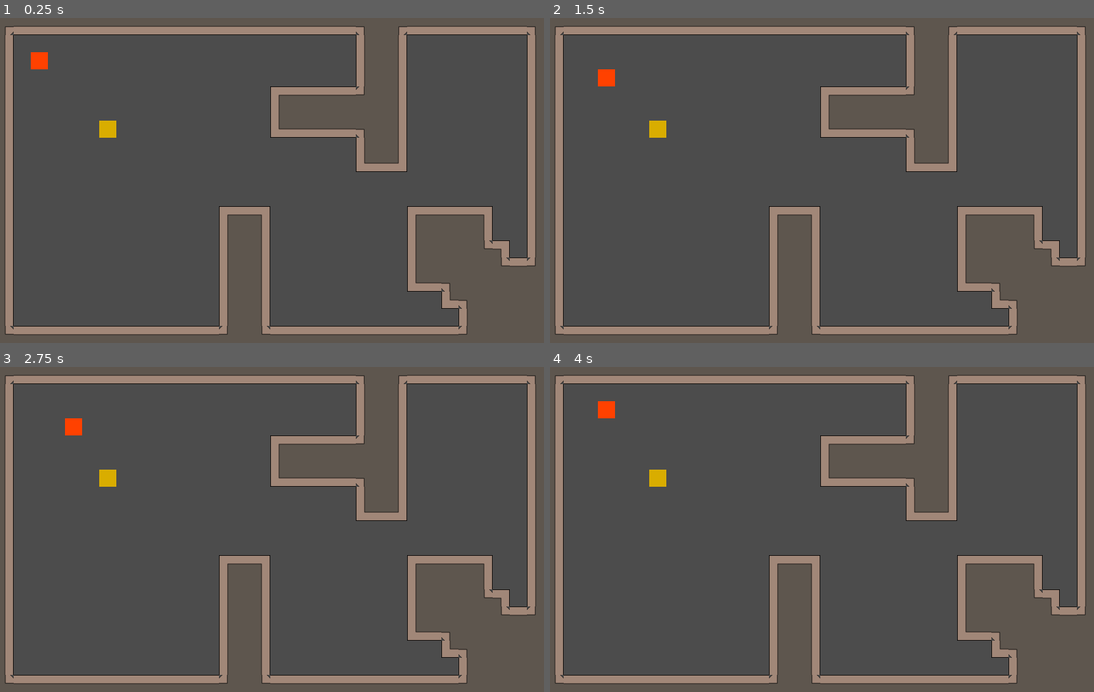
Above: before the commit, frames 1-4 (two rows, left to right).
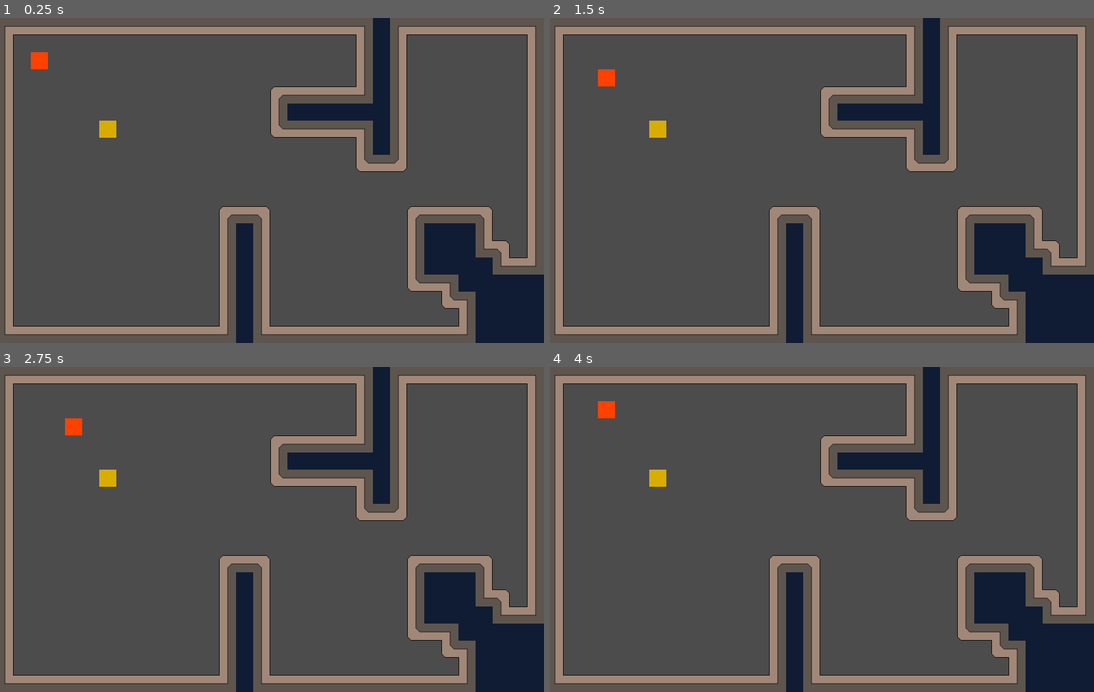
Above: after the commit, the same moments.

Repository: AllenRodger22/Cars_and_Boxes
Game: Godot game, scene res://game/Floor.tscn
The game is run twice, just before and just after one commit, with the same random seed, the same clock (stepped at 60 frames per second) and the same inputs. The project has no main scene, so this scene is started directly.
Inputs:
- Up to frame 1 (0.25 s): no input
- Up to frame 2 (1.5 s): tap Enter at 0.5 s; hold Right (right) 0.53-1.28 s; tap Space at 1.25 s; hold Down (down) from 1.28 s (still down)
- Up to frame 3 (2.75 s): tap Enter at 2 s; release Down (down) at 2.03 s; hold Right (right) from 2.03 s (still down)
- Up to frame 4 (4 s): tap Space at 2.75 s; release Right (right) at 2.78 s; hold Up (up) 2.78-3.53 s; tap Enter at 3.5 s; hold Left (left) from 3.53 s (still down)

The runs differ from the first frame. In frame 1, 8.2% of the frame differs, in the area x 0-100%, y 0-100%; in frame 2, 8.2%; in frame 3, 8.2%; in frame 4, 8.2%.

Commit message:
(none)

Diff:
--- a/game/Box.tscn
+++ b/game/Box.tscn
@@ -1,6 +1,7 @@
-[gd_scene load_steps=3 format=2]
+[gd_scene load_steps=4 format=2]
 
 [ext_resource path="res://game/Box.gd" type="Script" id=1]
+[ext_resource path="res://game/MovementTween.tscn" type="PackedScene" id=2]
 
 [sub_resource type="RectangleShape2D" id=1]
 extents = Vector2( 16, 16 )
@@ -27,3 +28,5 @@
 position = Vector2( 16, 16 )
 enabled = true
 cast_to = Vector2( 0, 32 )
+
+[node name="Tween" parent="." instance=ExtResource( 2 )]
--- a/game/Floor.tscn
+++ b/game/Floor.tscn
@@ -49,19 +49,8 @@
 [node name="Box" parent="YSort" instance=ExtResource( 3 )]
 position = Vector2( 192, 192 )
 
-[node name="ColorRect" type="ColorRect" parent="."]
-visible = false
-show_behind_parent = true
-margin_left = 32.0
-margin_top = 32.0
-margin_right = 992.0
-margin_bottom = 576.0
-color = Color( 0.184314, 0.184314, 0.184314, 1 )
-__meta__ = {
-"_edit_use_anchors_": false
-}
-
 [node name="TileMap" type="TileMap" parent="."]
+z_index = -1
 tile_set = SubResource( 2 )
 cell_size = Vector2( 32, 32 )
 cell_y_sort = true
--- a/game/MovableGridObject.gd
+++ b/game/MovableGridObject.gd
@@ -11,6 +11,7 @@
 }
 
 onready var raycast = get_node("RayCast2D")
+onready var movetween = get_node("Tween")
 
 func move(dir):
 	raycast.cast_to = VECTOR[dir] * tile_size
@@ -18,10 +19,14 @@
 	if raycast.is_colliding():
 		if raycast.get_collider().has_method("move"):
 			if raycast.get_collider().move(dir):
-				position += VECTOR[dir] * tile_size
+				interpolate("position", position, position + VECTOR[dir] * tile_size)
 				return true
 			else:
 				return false
 	else:
-		position += VECTOR[dir] * tile_size
+		interpolate("position", position, position + VECTOR[dir] * tile_size)
 		return true
+
+func interpolate(property, initial, target):
+	movetween.interpolate_property(self, property, initial, target, .08, movetween.TRANS_SINE, movetween.EASE_OUT)
+	movetween.start()
--- /dev/null
+++ b/game/MovementTween.tscn
@@ -0,0 +1,4 @@
+[gd_scene format=2]
+
+[node name="Tween" type="Tween"]
+playback_process_mode = 0
--- a/game/car.gd
+++ b/game/car.gd
@@ -4,6 +4,7 @@
 	pass
 
 func _unhandled_input(event):
-	for dir in VECTOR.keys():
-		if event.is_action_pressed(dir):
-			move(dir)
+	if not movetween.is_active():
+		for dir in VECTOR.keys():
+			if event.is_action_pressed(dir):
+				move(dir)
--- a/game/car.tscn
+++ b/game/car.tscn
@@ -1,6 +1,7 @@
-[gd_scene load_steps=3 format=2]
+[gd_scene load_steps=4 format=2]
 
 [ext_resource path="res://game/car.gd" type="Script" id=1]
+[ext_resource path="res://game/MovementTween.tscn" type="PackedScene" id=2]
 
 [sub_resource type="RectangleShape2D" id=1]
 extents = Vector2( 16, 16 )
@@ -27,3 +28,5 @@
 position = Vector2( 16, 16 )
 enabled = true
 cast_to = Vector2( 0, 32 )
+
+[node name="Tween" parent="." instance=ExtResource( 2 )]
Binary file changed: game/Tileset.png
Not shown, changed: .gitignore
